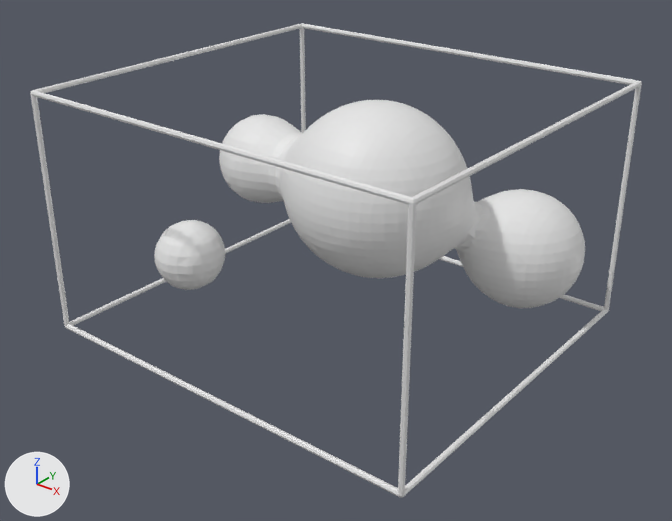
The OBJ model Assets/Models/Stomach/ventre_0009.obj: old version first, new version second.
One viewpoint serves both versions: a camera (50 mm lens) standing at (95.5, -120.8, 74.3) and looking at (1.8, -3.6, 1.7). Every picture has the same lights, and +X, +Y and +Z are marked at lower left. Where no turn or scale is listed for an object, it has been applied to the vertices. Vertices at the same position are counted once.

The first picture shows 'ventre_0009'.
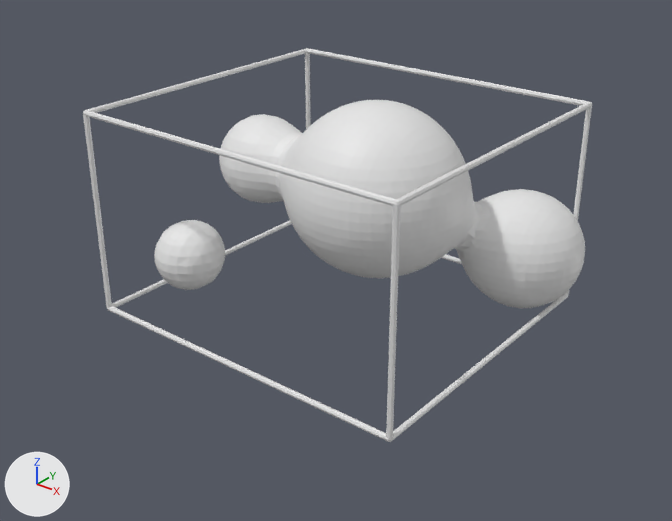
Pixel boxes [x1, y1, x2, y2] of what changed, in the pictures (672 x 521 px):
'ventre_0009', reshaped (17% narrower, 17% shorter)
    before: [30, 23, 642, 498]
    after: [83, 48, 592, 442]

Diff of the bpy script that builds the scene:
```diff
--- a/Assets/Models/Stomach/ventre_0009.obj.py
+++ b/Assets/Models/Stomach/ventre_0009.obj.py
@@ me_ventre_0009 @@
 me_ventre_0009.from_pydata(...)  # 3660 vertices, 4610 faces; spans x -38.4..38.4, y -34.6..34.6, z -12.7..32.5
 # used by ob_ventre_0009; location = (0.0, 0.0, 0.0)
+# me_ventre_0009 part 1: the loose piece of 208 vertices spanning x -38.4..38.4, y -34.6..34.6, z -12.7..32.5 is scaled about its middle by 0.84
```
